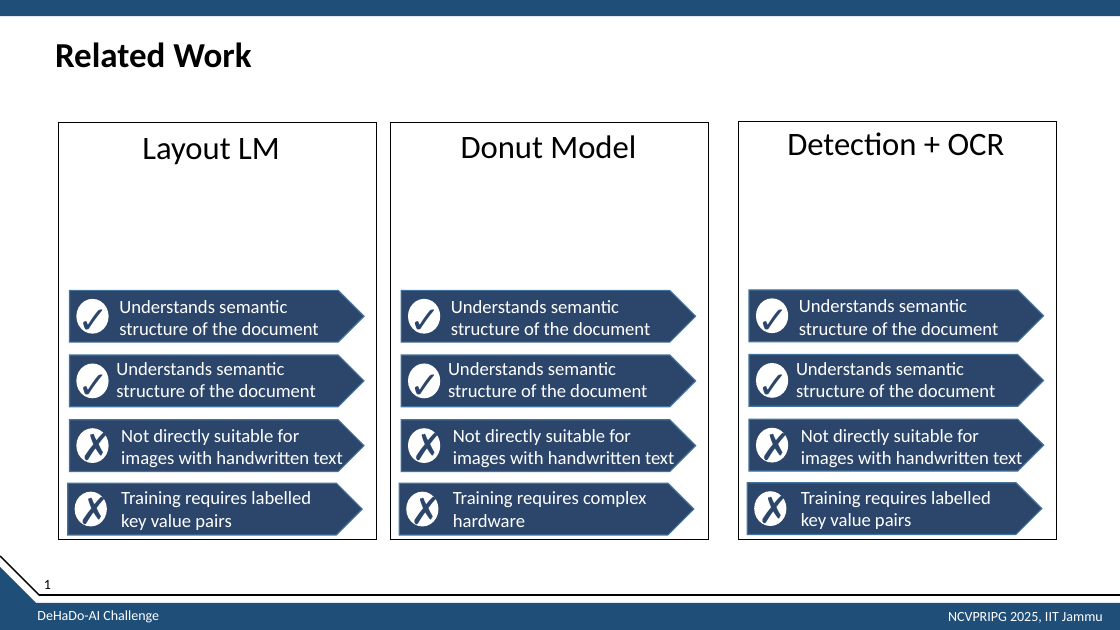
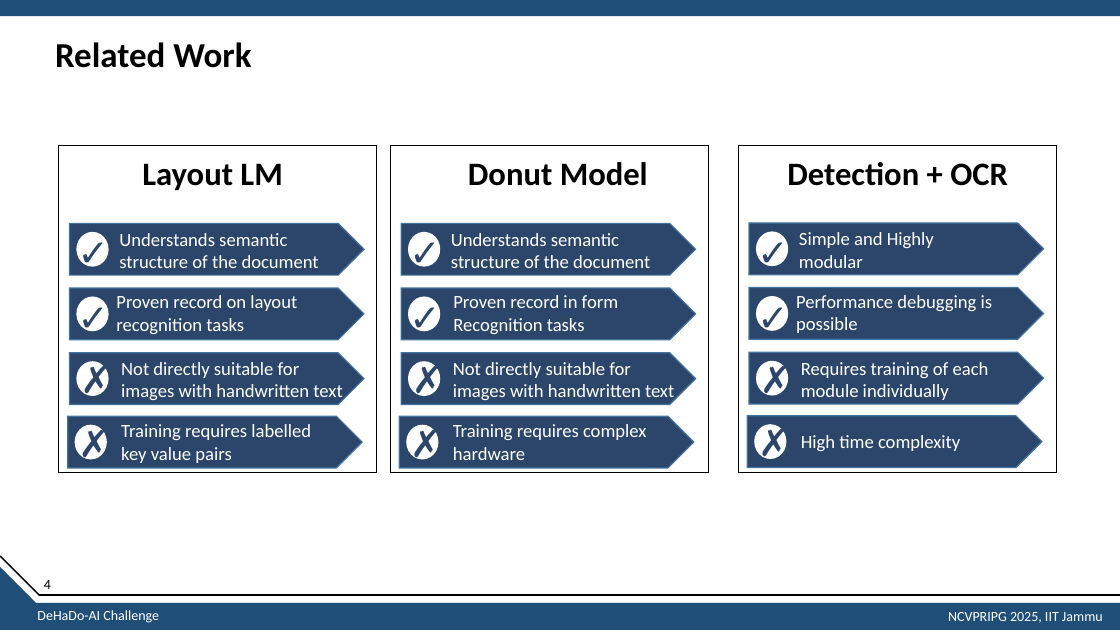
Before and after one commit to sathishkumartheta/tokenwise-dehado-ai, a slide deck: slide 5 of submission/Presentation.pptx. Drawn at 1120x630 pixels with LibreOffice and Linux fonts; fonts in the diff are those of the drawing. Boxes give left, top, right and bottom in pixels: in the first picture for what was removed or moved away, otherwise in the second. Text is boxed around its words. In the diff, an @@ line names an element or a change of style, - is before the commit and + after.

```diff
--- a/submission/Presentation.pptx
+++ b/submission/Presentation.pptx
@@ rectangle: place and size @@
-rectangle at <box>59,122,377,539</box>
+rectangle at <box>59,145,377,472</box>
@@ text "Layout LM": place and size @@
-text "Layout LM" at <box>142,138,280,165</box>
+text "Layout LM" at <box>142,163,282,190</box>
@@ rectangle: place and size @@
-rectangle at <box>391,122,709,539</box>
+rectangle at <box>391,145,709,472</box>
@@ bold on in 3 elements at <box>142,163,282,190</box>, <box>787,162,1008,186</box>, <box>468,162,648,186</box> @@
@@ text "Donut Model": place and size @@
-text "Donut Model" at <box>461,135,636,159</box>
+text "Donut Model" at <box>468,162,648,186</box>
@@ rectangle: place and size @@
-rectangle at <box>739,122,1057,539</box>
+rectangle at <box>739,145,1057,472</box>
@@ text "Detection + OCR": place and size @@
-text "Detection + OCR" at <box>787,132,1005,156</box>
+text "Detection + OCR" at <box>787,162,1008,186</box>
@@ text at <box>799,232,934,268</box>: text changed @@
-Understands semantic
-structure of the document
+Simple and Highly
+modular
@@ text at <box>116,295,297,334</box>: text changed @@
-Understands semantic
-structure of the document
+Proven record on layout
+recognition tasks
@@ text at <box>453,295,618,334</box>: text changed @@
-Understands semantic
-structure of the document
+Proven record in form
+Recognition tasks
@@ text at <box>796,295,993,333</box>: text changed @@
-Understands semantic
-structure of the document
+Performance debugging is
+possible
@@ text at <box>801,362,989,400</box>: text changed @@
-Not directly suitable for
-images with handwritten text
+Requires training of each
+module individually
@@ 16 texts, 9 pentagon arrows, 8 ellipses: place and size @@
-16 texts, 9 pentagon arrows, 8 ellipses at <box>68,290,1044,537</box>
+16 texts, 9 pentagon arrows, 8 ellipses at <box>68,223,1044,470</box>
@@ 4 ellipses, 3 pentagon arrows, 2 texts: place and size @@
-4 ellipses, 3 pentagon arrows, 2 texts at <box>70,291,1044,526</box>
+4 ellipses, 3 pentagon arrows, 2 texts at <box>70,223,1044,459</box>
@@ text at <box>801,435,960,451</box>: text changed @@
-Training requires labelled
-key value pairs
+High time complexity
@@ text at <box>44,580,51,589</box>: text changed @@
-1
+4
```
Also in this commit, not shown: 16 other slides changed, 1 slide added, 2 slides removed, 2 other files.
